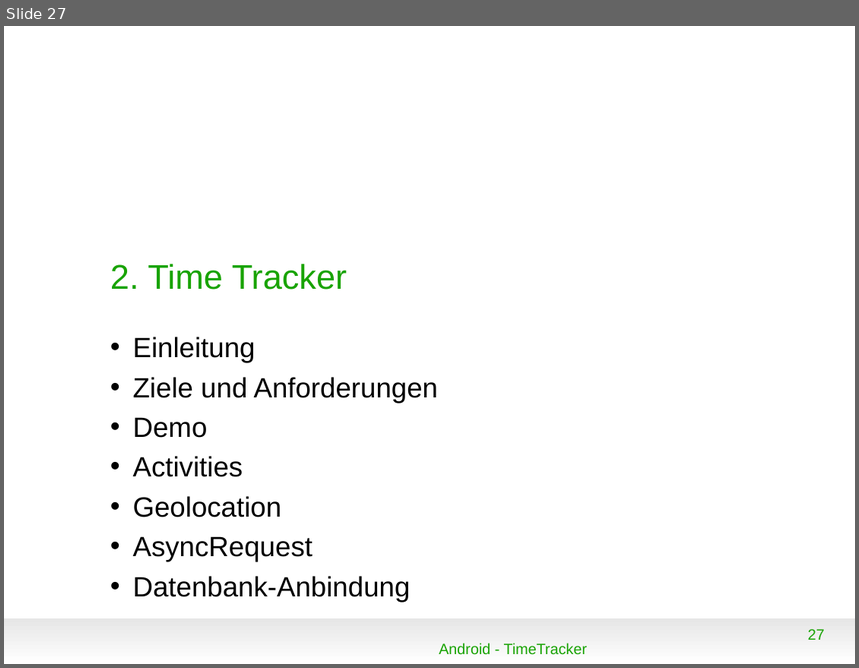
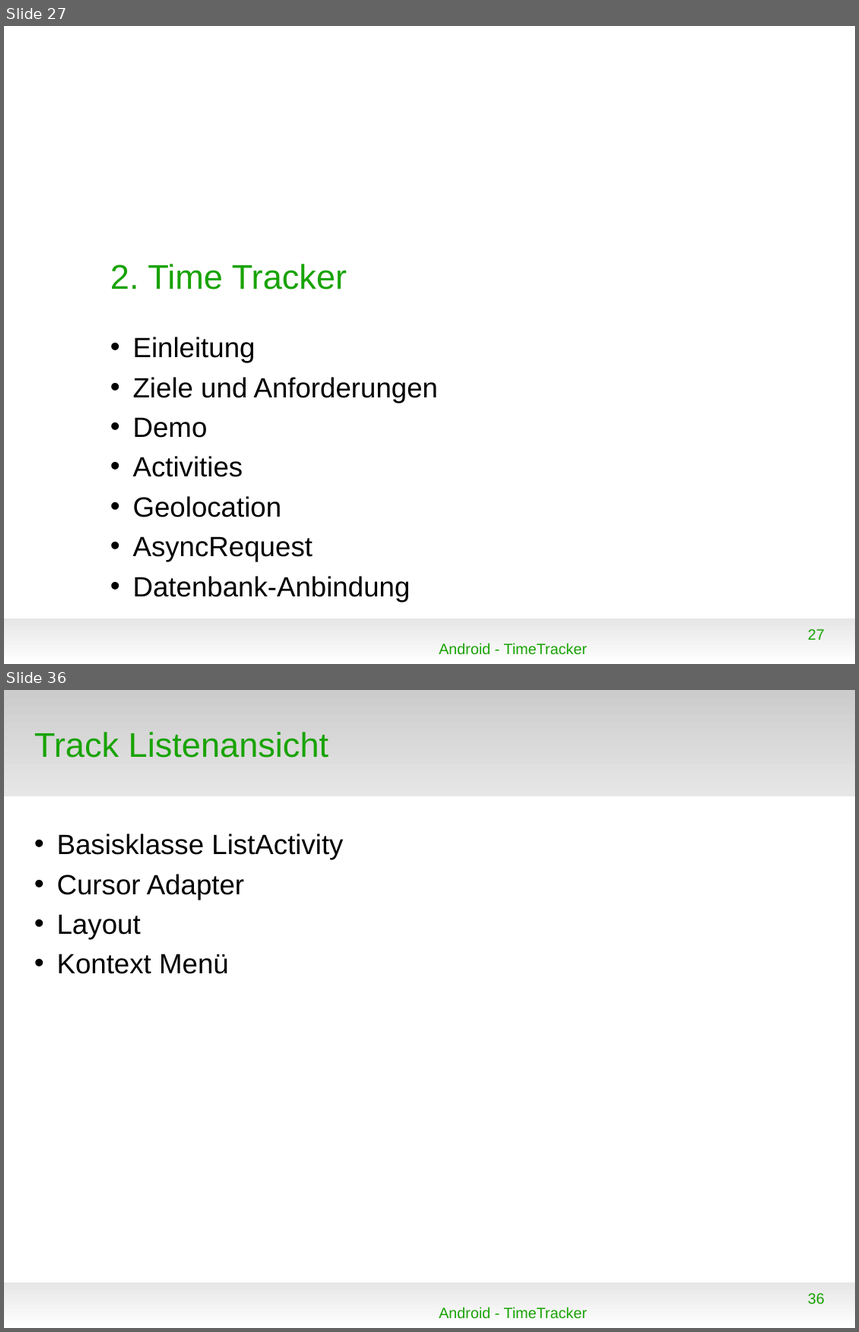
Before and after one commit to floriandrs/presentation, a slide deck: vortrag.odp. Shown one above the other, each under a label of ours: slide 27 before the commit, slides 27 and 36 after it; the slides between them are not shown. The pictures are 859x668 and 859x1332 pixels, drawn with LibreOffice and Linux fonts; fonts in the diff are those of the drawing; background and template pictures are left out. Boxes give left, top, right and bottom in pixels: in the first picture for what was removed or moved away, otherwise in the second. Text is boxed around its words. In the diff, an @@ line names an element or a change of style, - is before the commit and + after.

```diff
--- a/vortrag.odp
+++ b/vortrag.odp
@@ slide 36 added at [4,690,855,1328], background #FFFFFF; not listed: 1 template element that a slide beside it also shows @@
@@ rectangle added at [4,690,855,796], fill gradient #CCCCCC to #E6E6E6 @@
@@ title added at [34,732,329,758], 32 pt, text #18A303 @@
+Track Listenansicht
@@ text added at [57,834,343,974], 26 pt, text #000000 @@
+• Basisklasse ListActivity
+• Cursor Adapter
+• Layout
+• Kontext Menü
@@ page number added at [808,1293,825,1304], 14 pt, text #18A303 @@
+36
@@ text added at [439,1307,588,1319], 14 pt, text #18A303 @@
+Android - TimeTracker
```
Also in this commit, not shown: 4 slides changed, 11 other slides added, 1 slide removed, 4 other files.
